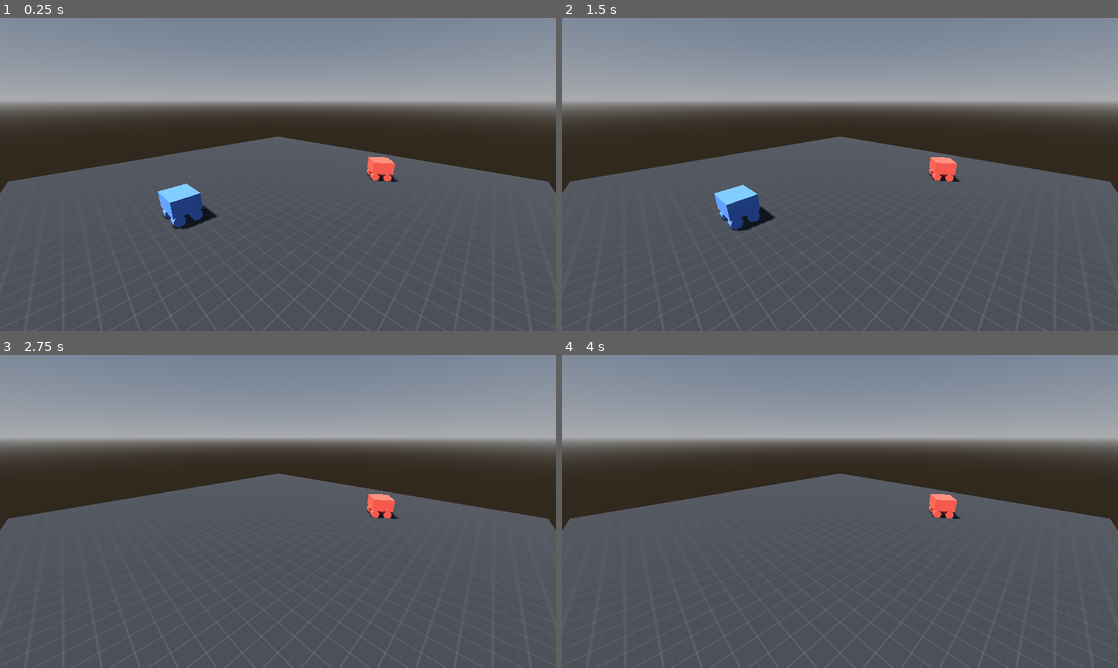
Above: before the commit, frames 1-4 (two rows, left to right).
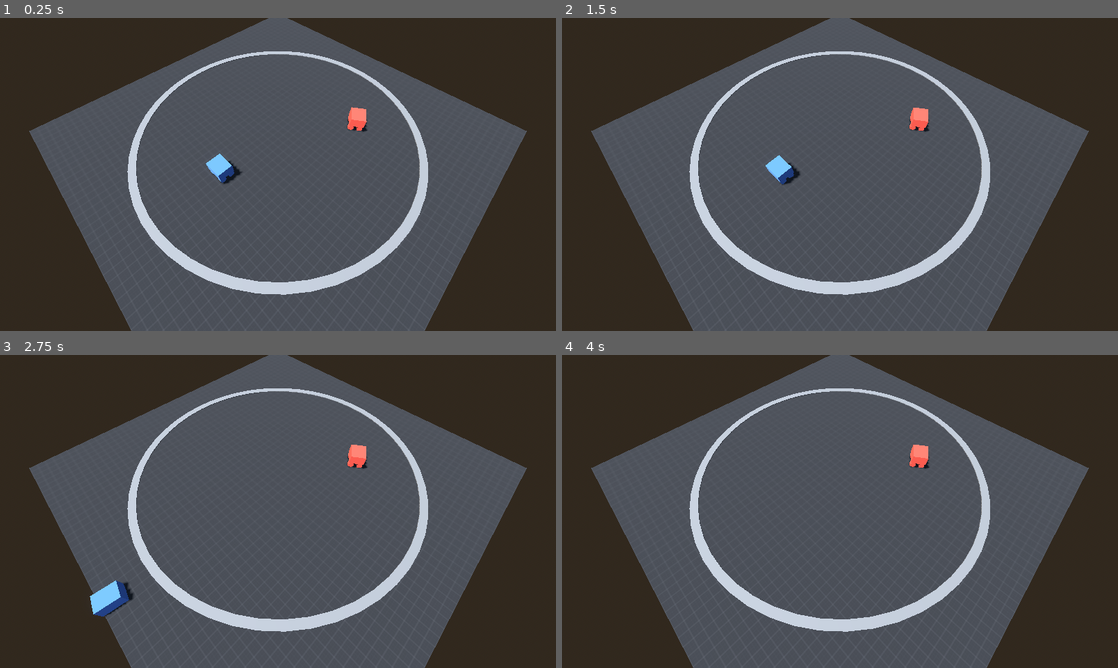
Above: after the commit, the same moments.

Repository: jozfeal/robot-sumo-sd
Game: Godot game, scene res://system/main.tscn
Two runs of this game, one before a commit and one after it. Both use one fixed random seed, a clock stepped at 60 frames per second and the inputs below.
Inputs:
- Up to frame 1 (0.25 s): no input
- Up to frame 2 (1.5 s): tap Enter at 0.5 s; hold D (right) 0.53-1.28 s; tap Space at 1.25 s; hold S (backward) from 1.28 s (still down)
- Up to frame 3 (2.75 s): release S (backward) at 2.03 s; hold D (right) from 2.03 s (still down)
- Up to frame 4 (4 s): release D (right) at 2.78 s; hold W (forward) 2.78-3.53 s; hold A (left) from 3.53 s (still down)

The runs differ from the first frame. In frame 1, 62% of the frame differs, in the area x 0-100%, y 0-100%; in frame 2, 62%; in frame 3, 61%; in frame 4, 61%.

Commit message:
Added Ring and Dectection
Visual ring with diameter of 10 meters added to the scene. Added RingArea node that detects when a robot leaves the ring and prints a winner message to the console.

Diff:
--- a/godot-demo/robots/base_robot.gd
+++ b/godot-demo/robots/base_robot.gd
@@ -1,6 +1,7 @@
 class_name Robot
 extends VehicleBody3D
 
+@export var robot_name: String
 @export var color: Color
 
 func _ready() -> void:
--- a/godot-demo/system/main.tscn
+++ b/godot-demo/system/main.tscn
@@ -3,6 +3,7 @@
 [ext_resource type="Texture2D" uid="uid://dh55vx8mutj0k" path="res://textures/prototype_grey.png" id="1_7am6p"]
 [ext_resource type="PackedScene" uid="uid://c07dkdxs2thr" path="res://robots/base_robot.tscn" id="2_gisfo"]
 [ext_resource type="Script" uid="uid://57opdw4w1qrh" path="res://components/vehicle_controller_3d.gd" id="3_6558x"]
+[ext_resource type="Script" uid="uid://cr5xd7drbfnew" path="res://system/ring_area.gd" id="4_goxoi"]
 
 [sub_resource type="ProceduralSkyMaterial" id="ProceduralSkyMaterial_cyina"]
 sky_horizon_color = Color(0.66224277, 0.6717428, 0.6867428, 1)
@@ -23,6 +24,10 @@
 [sub_resource type="ConcavePolygonShape3D" id="ConcavePolygonShape3D_7am6p"]
 data = PackedVector3Array(-10, -0.5, 10, -10, -0.5, -10, -10, 0.5, -10, 10, -0.5, -10, -10, -0.5, -10, -10, -0.5, 10, - …(428 unchanged characters)…
 
+[sub_resource type="CylinderShape3D" id="CylinderShape3D_xrivr"]
+height = 20.0
+radius = 10.0
+
 [node name="Main" type="Node3D" unique_id=2034509664]
 
 [node name="WorldEnvironment" type="WorldEnvironment" parent="." unique_id=1673052068]
@@ -34,9 +39,21 @@
 
 [node name="World" type="StaticBody3D" parent="." unique_id=1883173728]
 
+[node name="CSGCylinder3D" type="CSGCylinder3D" parent="World" unique_id=1115049733]
+transform = Transform3D(1, 0, 0, 0, 1, 0, 0, 0, 1, 0, -0.45, 0)
+radius = 10.0
+height = 1.0
+sides = 50
+
+[node name="CSGCylinder3D2" type="CSGCylinder3D" parent="World/CSGCylinder3D" unique_id=2039781943]
+operation = 2
+radius = 9.5
+height = 1.0
+sides = 50
+
 [node name="CSGBox3D" type="CSGBox3D" parent="World" unique_id=1991514157]
 transform = Transform3D(1, 0, 0, 0, 1, 0, 0, 0, 1, 0, -0.5, 0)
-size = Vector3(20, 1, 20)
+size = Vector3(25, 1, 25)
 material = SubResource("StandardMaterial3D_goxoi")
 
 [node name="CSGBakedCollisionShape3D" type="CollisionShape3D" parent="World" unique_id=963996640]
@@ -44,17 +61,29 @@
 shape = SubResource("ConcavePolygonShape3D_7am6p")
 
 [node name="Camera3D" type="Camera3D" parent="." unique_id=1823601430]
-transform = Transform3D(-0.7071068, 0.24184474, -0.66446304, 0, 0.9396926, 0.34202012, 0.7071068, 0.24184474, -0.66446304, -7, 4, -7)
+transform = Transform3D(-0.70710677, 0.61237246, -0.35355335, 0, 0.49999997, 0.86602545, 0.70710677, 0.61237246, -0.35355335, -7, 11, -7)
 
 [node name="BlueRobot" parent="." unique_id=1119450236 instance=ExtResource("2_gisfo")]
 transform = Transform3D(1, 0, 0, 0, 1, 0, 0, 0, 1, 0, 0, -4.8750362)
+robot_name = "Blue"
 color = Color(0.3527628, 0.5527516, 1, 1)
 
 [node name="RedRobot" parent="." unique_id=651725520 instance=ExtResource("2_gisfo")]
 transform = Transform3D(-0.5634239, 0, 0.826168, 0, 1, 0, -0.826168, 0, -0.5634239, -3.4664612, 0, 4.353595)
+robot_name = "Red"
 color = Color(0.9998551, 0.36102337, 0.29374388, 1)
 
 [node name="VehicleController3D" type="Node" parent="." unique_id=1020259177 node_paths=PackedStringArray("vehicle")]
 script = ExtResource("3_6558x")
 vehicle = NodePath("../BlueRobot")
 engine_power = 100.0
+
+[node name="RingArea" type="Area3D" parent="." unique_id=672496366 node_paths=PackedStringArray("robots")]
+monitorable = false
+script = ExtResource("4_goxoi")
+robots = [NodePath("../BlueRobot"), NodePath("../RedRobot")]
+
+[node name="CollisionShape3D" type="CollisionShape3D" parent="RingArea" unique_id=1038656629]
+shape = SubResource("CylinderShape3D_xrivr")
+
+[connection signal="body_exited" from="RingArea" to="RingArea" method="_on_body_exited"]
--- /dev/null
+++ b/godot-demo/system/ring_area.gd
@@ -0,0 +1,10 @@
+extends Area3D
+
+@export var robots: Array[Robot]
+
+func _on_body_exited(body: Node3D) -> void:
+	if body is Robot:
+		robots.erase(body)
+
+		if robots.size() == 1:
+			print("%s wins!" % robots[0].robot_name)
Not shown, added: godot-demo/system/ring_area.gd.uid
